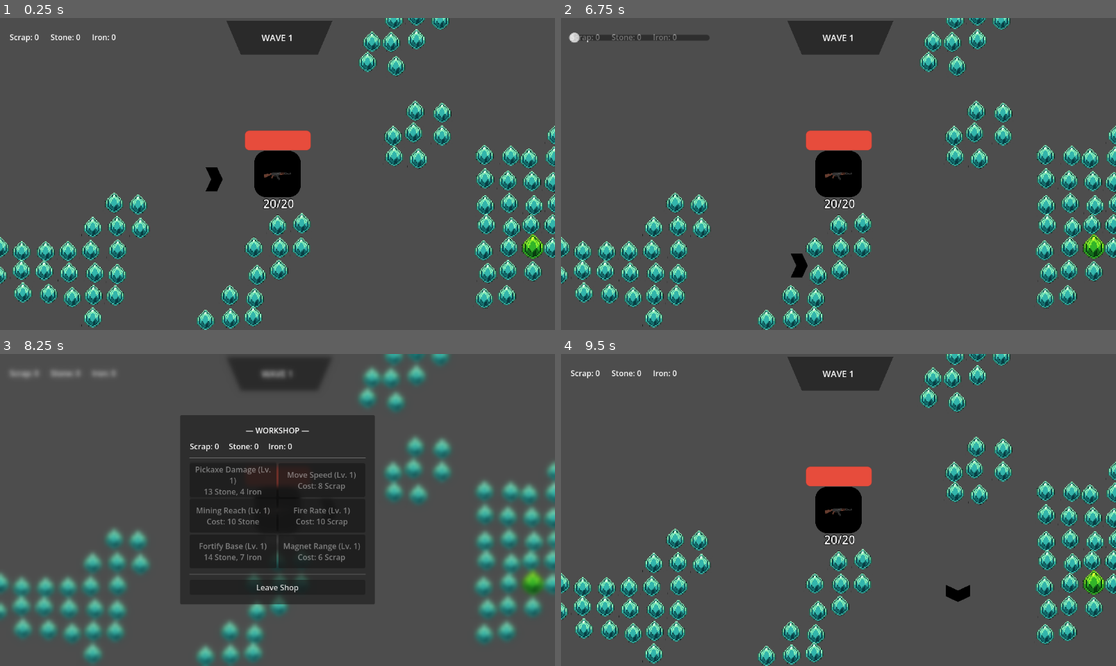
Above: before the commit, frames 1-4 (two rows, left to right).
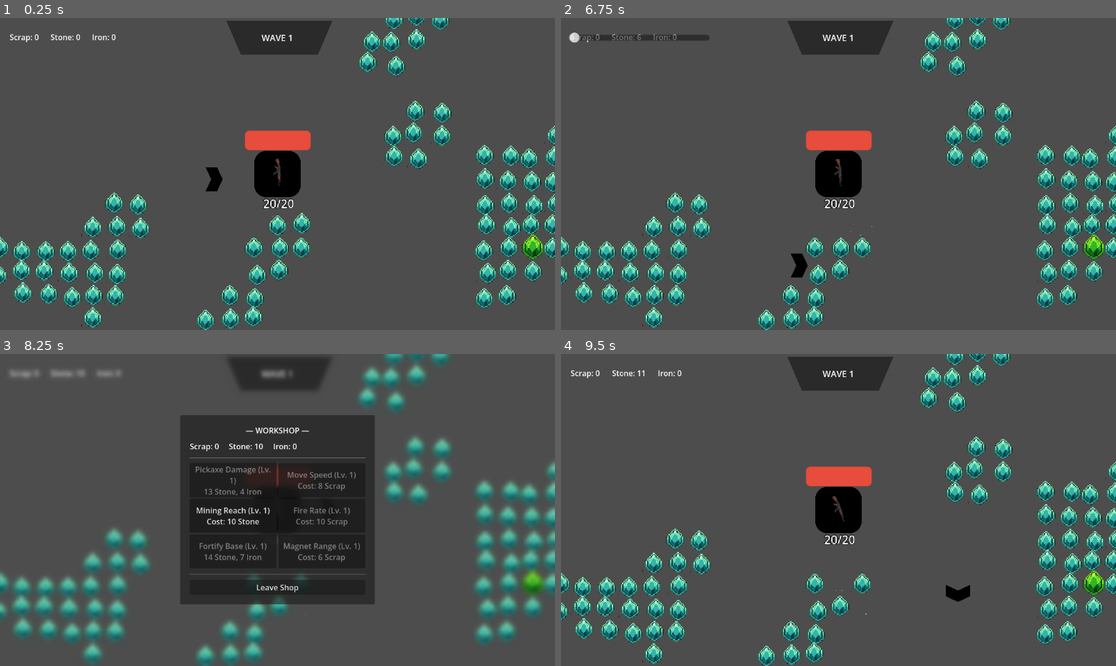
Above: after the commit, the same moments.

Repository: GamerKT4/j-ust-a-nyth-in-g
Game: Godot game, scene res://Scenes/main.tscn
Same seed, same stepped clock (60 frames per second), same inputs: the game is played once before the commit and once after it.
Inputs (mouse positions are in pixels of both pictures, inside the frame that each line leads up to):
- Up to frame 1 (0.25 s): no input
- Up to frame 2 (6.75 s): tap Enter at 0.5, 5.75 s; move the mouse to (960, 158) at 0.52 s; hold D (move_right) 0.53-1.28 s; tap Q (dev_key) at 0.6, 3.6, 5.85 s; click (960, 158) at 0.67 s; move the mouse to (727, 189) at 1.27 s; hold S (move_down) 1.28-2 s; tap B at 1.35, 4.35, 6.6 s; click "Leave Shop" at 2 s; tap Space at 2.75, 6.5 s; move the mouse to (894, 105) at 2.77 s; hold D (move_right) 2.78-3.53 s; tap Tab at 2.85, 5.1 s; move the mouse to (810, 236) at 3.52 s; hold W (move_up) 3.53-4.28 s; click (810, 236) at 3.67 s; move the mouse to (1005, 220) at 4.27 s; hold A (move_left) 4.28-5.78 s; move the mouse to (672, 127) at 5.02 s; move the mouse to (866, 174) at 5.77 s; hold S (move_down) 5.78-6.53 s; click (866, 174) at 5.92 s; move the mouse to (755, 96) at 6.52 s; hold D (move_right) from 6.53 s (still down)
- Up to frame 3 (8.25 s): move the mouse to (399, 494) at 7.27 s; release D (move_right) at 7.28 s; hold W (move_up) 7.28-8.03 s; tap Tab at 7.35 s; tap Enter at 8 s; move the mouse to (166, 525) at 8.02 s; hold D (move_right) from 8.03 s (still down); tap Q (dev_key) at 8.1 s; click (166, 525) at 8.17 s
- Up to frame 4 (9.5 s): move the mouse to (894, 441) at 8.77 s; release D (move_right) at 8.78 s; hold S (move_down) from 8.78 s (still down); tap B at 8.85 s

The runs differ from the first frame. In frame 1, less than 0.1% of the frame differs, in the area x 47-53%, y 44-64%; in frame 2, 0.4%; in frame 3, 0.3%; in frame 4, 0.6%, in the area x 9-56%, y 5-84%.
Error before the commit: Parse Error: Unexpected "if" in class body. (res://Scripts/gun.gd:53)

Commit message:
idk github was showing this change even though I pushed it
so i am pushing this thing again even though it doens't change anything of importance

Diff:
--- a/Scripts/gun.gd
+++ b/Scripts/gun.gd
@@ -4,7 +4,6 @@
 
 signal ammo_emptied
 signal ammo_changed
-@export var damage: float = 15.0
 
 @onready var attack_range: Area2D = $Range
 @onready var cooldown: Timer = $Cooldown
@@ -14,6 +13,9 @@
 var ammo_limit: int = Variables.gun_ammo_limit
 var ammo: int = ammo_limit
 var enemies_in_range: Array
+
+@export var damage: float = 15.0
+
 
 func _ready() -> void:
 	gun_is_cool = true
@@ -29,9 +31,12 @@
 func _on_upgrades_updated() -> void:
 	cooldown.wait_time = Variables.gun_cooldown
 
-func _physics_process(_delta: float) -> void:
-	if gun_is_cool:
-		try_to_shoot()
+func _on_cooldown_timeout() -> void:
+	gun_is_cool = true
+	try_to_shoot()
+
+func _on_body_entered_in_range(_body: Node2D) -> void:
+	call_deferred("try_to_shoot")
 
 func _on_ammo_emptied():
 	reload.start()
@@ -46,59 +51,47 @@
 	return dist_a < dist_b
 
 func try_to_shoot() -> void:
-	var targets = attack_range.get_overlapping_bodies()
-	if targets.is_empty():
+	if not gun_is_cool:
 		return
 
-if ammo == 0:
-	return
-
-enemies_in_range = attack_range.get_overlapping_bodies()
-if enemies_in_range.is_empty():
-	return
+	if ammo == 0:
 		return
 
-	enemies.sort_custom(sort_by_distance)
-	var target = enemies[0]
-
-	gun_is_cool = false
-	cooldown.start(Variables.gun_cooldown)
-
-# Priority 1: Check for real enemies first
-for target in enemies_in_range:
-	if is_instance_valid(target) and target.is_in_group("Enemies"):
-		look_at(target.global_position)
-
-		_spawn_scrap(target.global_position)
-
-		target.queue_free()
-		print("Enemy killed!")
-		ammo -= 1
-		ammo_changed.emit()
-
-		if ammo == 0:
-			ammo_emptied.emit()
-
-		cooldown.start(Variables.gun_cooldown)
-		gun_is_cool = false
+	enemies_in_range = attack_range.get_overlapping_bodies()
+	if enemies_in_range.is_empty():
 		return
 
-# Priority 2: If no enemies were found, mine the nearest rock
-for target in enemies_in_range:
-	if is_instance_valid(target) and target.is_in_group("Minable"):
-		look_at(target.global_position)
+	enemies_in_range.sort_custom(sort_by_distance)
 
-		if target.has_method("take_damage"):
-			target.take_damage(1)
+	# Priority 1: Check for real enemies first
+	for target in enemies_in_range:
+		if is_instance_valid(target) and target.is_in_group("Enemies"):
+			look_at(target.global_position)
 
-		cooldown.start(Variables.gun_cooldown)
-		gun_is_cool = false
-		return
+			var scrap_drop = SCRAP_SCENE.instantiate()
+			scrap_drop.global_position = target.global_position
+			get_tree().current_scene.add_child(scrap_drop)
 
-func _spawn_scrap(pos: Vector2) -> void:
-	var scrap_drop = SCRAP_SCENE.instantiate()
-	scrap_drop.global_position = pos
-	get_tree().current_scene.add_child(scrap_drop)
+			target.queue_free()
+			print("Enemy killed!")
+			ammo -= 1
+			ammo_changed.emit()
 
-func _on_cooldown_timeout() -> void:
-	gun_is_cool = true
+			if ammo == 0:
+				ammo_emptied.emit()
+
+			cooldown.start()
+			gun_is_cool = false
+			return
+
+	# Priority 2: If no enemies were found, mine the nearest rock
+	for target in enemies_in_range:
+		if is_instance_valid(target) and target.is_in_group("Minable"):
+			look_at(target.global_position)
+
+			if target.has_method("take_damage"):
+				target.take_damage(1)
+
+			cooldown.start()
+			gun_is_cool = false
+			return
